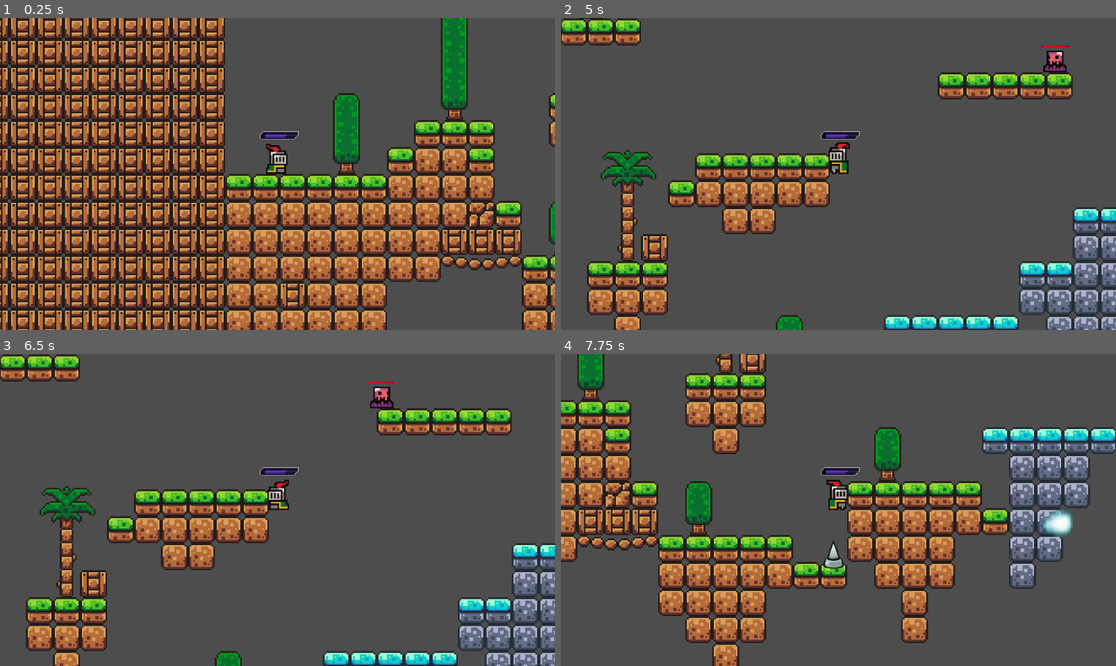
Above: before the commit, frames 1-4 (two rows, left to right).
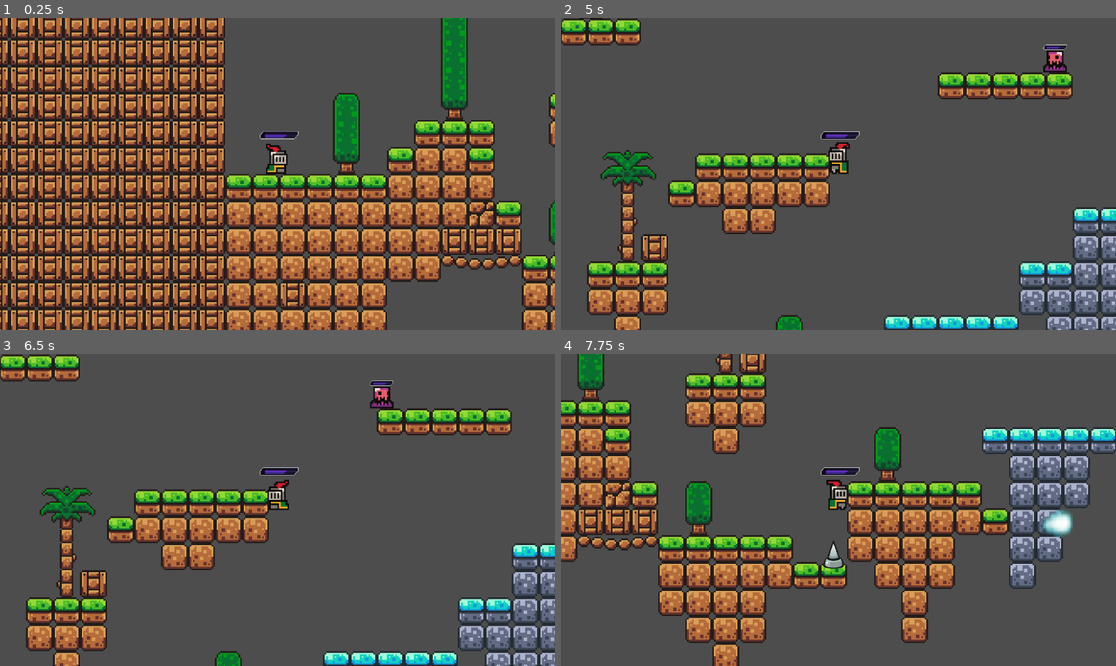
Above: after the commit, the same moments.

Repository: Xist7/Beyond-Nu-Santara
Game: Godot game, scene res://scene/game.tscn
Same seed, same stepped clock (60 frames per second), same inputs: the game is played once before the commit and once after it.
Inputs (mouse positions are in pixels of both pictures, inside the frame that each line leads up to):
- Up to frame 1 (0.25 s): no input
- Up to frame 2 (5 s): move the mouse to (960, 158) at 0.52 s; hold D (move_right) 0.53-2.03 s; tap W (jump) at 0.6, 0.77, 1.07, 1.52, 1.55, 1.82, 2.1, 3.02, 3.05, 3.32, 3.6, 3.77, 4.07, 4.52, 4.55, 4.82 s; move the mouse to (727, 189) at 1.27 s; click (727, 189) at 1.35 s; move the mouse to (894, 105) at 2.02 s; hold A (move_left) 2.03-2.78 s; move the mouse to (810, 236) at 2.77 s; hold D (move_right) 2.78-4.28 s; click (810, 236) at 2.85 s; move the mouse to (1005, 220) at 3.52 s; move the mouse to (672, 127) at 4.27 s; hold A (move_left) from 4.28 s (still down); click (672, 127) at 4.35 s
- Up to frame 3 (6.5 s): move the mouse to (305, 510) at 5.02 s; release A (move_left) at 5.03 s; hold D (move_right) 5.03-5.78 s; tap W (jump) at 5.1, 6.02, 6.05, 6.32 s; move the mouse to (194, 432) at 5.77 s; hold A (move_left) from 5.78 s (still down); click (194, 432) at 5.85 s
- Up to frame 4 (7.75 s): move the mouse to (960, 494) at 6.52 s; tap W (jump) at 6.6, 6.77, 7.07, 7.52, 7.55 s; move the mouse to (727, 525) at 7.27 s; release A (move_left) at 7.28 s; hold D (move_right) from 7.28 s (still down); click (727, 525) at 7.35 s

The runs differ from the first frame. In frame 1, 5.3% of the frame differs, in the area x 0-100%, y 0-100%; in frame 2, less than 0.1%; in frame 3, less than 0.1%; in frame 4, nothing differs.

Commit message:
Ditambahkan movement baru untuk boss saat hp dibawah 50%

Diff:
--- a/Spikes.gd
+++ /dev/null
@@ -1,11 +0,0 @@
-extends Node
-
-
-# Called when the node enters the scene tree for the first time.
-func _ready() -> void:
-	pass # Replace with function body.
-
-
-# Called every frame. 'delta' is the elapsed time since the previous frame.
-func _process(delta: float) -> void:
-	pass
--- a/scene/Slime.tscn
+++ b/scene/Slime.tscn
@@ -2,8 +2,8 @@
 
 [ext_resource type="Texture2D" uid="uid://df3t4nd14c4ai" path="res://asset/sprites/slime_purple.png" id="1_bk7in"]
 [ext_resource type="Script" uid="uid://dbef7clk4bbkh" path="res://script/CommonEnemy.gd" id="1_hxnm2"]
-[ext_resource type="Texture2D" uid="uid://mifmcpfjsurl" path="res://asset/sprites/HP_Back.png" id="2_hxnm2"]
-[ext_resource type="Texture2D" uid="uid://duobyner18gbp" path="res://asset/sprites/HP_Front.png" id="3_0yxbc"]
+[ext_resource type="Texture2D" uid="uid://by75jyjgkw4kd" path="res://asset/sprites/antihero-healthbar_Background.png" id="3_hxnm2"]
+[ext_resource type="Texture2D" uid="uid://bip30lc4o1d60" path="res://asset/sprites/antihero-healthbar_Health.png" id="4_0yxbc"]
 
 [sub_resource type="AtlasTexture" id="AtlasTexture_kdxco"]
 atlas = ExtResource("1_bk7in")
@@ -80,21 +80,21 @@
 position = Vector2(0, 6)
 shape = SubResource("CircleShape2D_k56px")
 
-[node name="CommonEnemyHP" type="TextureProgressBar" parent="." unique_id=714081713]
-offset_left = -169.0
-offset_top = -365.0
-offset_right = 166.0
-offset_bottom = 380.0
-offset_transform_enabled = true
-offset_transform_scale = Vector2(0.07, 0.07)
-max_value = 20.0
-value = 20.0
-texture_under = ExtResource("2_hxnm2")
-texture_progress = ExtResource("3_0yxbc")
-
 [node name="FloorCheck" type="RayCast2D" parent="." unique_id=618080603]
 position = Vector2(7, 12)
 target_position = Vector2(6, 4)
+
+[node name="CommonEnemyHP" type="TextureProgressBar" parent="." unique_id=416458486]
+offset_left = -30.0
+offset_top = -13.0
+offset_right = 30.0
+offset_bottom = 7.0
+offset_transform_enabled = true
+offset_transform_scale = Vector2(0.3, 0.3)
+max_value = 20.0
+value = 20.0
+texture_under = ExtResource("3_hxnm2")
+texture_progress = ExtResource("4_0yxbc")
 
 [node name="Area2D" type="Area2D" parent="." unique_id=1131994257]
 
--- a/scene/game.tscn
+++ b/scene/game.tscn
@@ -164,7 +164,7 @@
 [node name="Game" type="Node2D" unique_id=34785512]
 
 [node name="Player" parent="." unique_id=78743217 instance=ExtResource("1_5kiuu")]
-position = Vector2(33, 104)
+position = Vector2(33, 128)
 
 [node name="Camera2D" type="Camera2D" parent="Player" unique_id=2082477473]
 zoom = Vector2(3.5, 3.5)
@@ -187,6 +187,9 @@
 [node name="Spike3" parent="." unique_id=1661578489 instance=ExtResource("4_xwcet")]
 position = Vector2(240, -191)
 
+[node name="Spike4" parent="." unique_id=675798043 instance=ExtResource("4_xwcet")]
+position = Vector2(87, -287)
+
 [node name="Spike5" parent="." unique_id=850869744 instance=ExtResource("4_xwcet")]
 position = Vector2(190, -547)
 
@@ -199,6 +202,12 @@
 [node name="Spike8" parent="." unique_id=1247724602 instance=ExtResource("4_xwcet")]
 position = Vector2(318, -434)
 
+[node name="Spike9" parent="." unique_id=129308890 instance=ExtResource("4_xwcet")]
+position = Vector2(94, -383)
+
+[node name="Spike10" parent="." unique_id=1712844209 instance=ExtResource("4_xwcet")]
+position = Vector2(108, -287)
+
 [node name="Spike11" parent="." unique_id=309177224 instance=ExtResource("4_xwcet")]
 position = Vector2(367, -674)
 
@@ -229,15 +238,33 @@
 [node name="Spike20" parent="." unique_id=390310914 instance=ExtResource("4_xwcet")]
 position = Vector2(193, -1119)
 
+[node name="Spike21" parent="." unique_id=1814607513 instance=ExtResource("4_xwcet")]
+position = Vector2(353, -543)
+
+[node name="Spike22" parent="." unique_id=220820024 instance=ExtResource("4_xwcet")]
+position = Vector2(317, -782)
+
+[node name="Spike23" parent="." unique_id=1306388734 instance=ExtResource("4_xwcet")]
+position = Vector2(497, -960)
+
+[node name="Spike24" parent="." unique_id=50953249 instance=ExtResource("4_xwcet")]
+position = Vector2(433, -894)
+
 [node name="Slime" parent="." unique_id=745602196 instance=ExtResource("5_p1ry8")]
 position = Vector2(174, -75)
 
 [node name="Slime2" parent="." unique_id=1789532680 instance=ExtResource("5_p1ry8")]
 position = Vector2(415, -43)
 
+[node name="Slime3" parent="." unique_id=1020927748 instance=ExtResource("5_p1ry8")]
+position = Vector2(58, -555)
+
 [node name="Slime4" parent="." unique_id=711612739 instance=ExtResource("5_p1ry8")]
 position = Vector2(500, -427)
 
+[node name="Slime5" parent="." unique_id=831237992 instance=ExtResource("5_p1ry8")]
+position = Vector2(205, -347)
+
 [node name="Slime6" parent="." unique_id=307990265 instance=ExtResource("5_p1ry8")]
 position = Vector2(283, -971)
 
@@ -259,38 +286,11 @@
 [node name="Slime12" parent="." unique_id=737226535 instance=ExtResource("5_p1ry8")]
 position = Vector2(476, -715)
 
+[node name="Slime13" parent="." unique_id=788920321 instance=ExtResource("5_p1ry8")]
+position = Vector2(370, -331)
+
 [node name="Slime14" parent="." unique_id=267337175 instance=ExtResource("5_p1ry8")]
 position = Vector2(153, -1049)
 
 [node name="Slime15" parent="." unique_id=1922975222 instance=ExtResource("5_p1ry8")]
 position = Vector2(467, -1132)
-
-[node name="Spike4" parent="." unique_id=675798043 instance=ExtResource("4_xwcet")]
-position = Vector2(87, -287)
-
-[node name="Spike10" parent="." unique_id=1712844209 instance=ExtResource("4_xwcet")]
-position = Vector2(108, -287)
-
-[node name="Spike9" parent="." unique_id=129308890 instance=ExtResource("4_xwcet")]
-position = Vector2(94, -383)
-
-[node name="Spike21" parent="." unique_id=1814607513 instance=ExtResource("4_xwcet")]
-position = Vector2(353, -543)
-
-[node name="Slime3" parent="." unique_id=1020927748 instance=ExtResource("5_p1ry8")]
-position = Vector2(58, -555)
-
-[node name="Slime5" parent="." unique_id=831237992 instance=ExtResource("5_p1ry8")]
-position = Vector2(205, -347)
-
-[node name="Slime13" parent="." unique_id=788920321 instance=ExtResource("5_p1ry8")]
-position = Vector2(370, -331)
-
-[node name="Spike22" parent="." unique_id=220820024 instance=ExtResource("4_xwcet")]
-position = Vector2(317, -782)
-
-[node name="Spike23" parent="." unique_id=1306388734 instance=ExtResource("4_xwcet")]
-position = Vector2(497, -960)
-
-[node name="Spike24" parent="." unique_id=50953249 instance=ExtResource("4_xwcet")]
-position = Vector2(433, -894)
--- a/script/Boss1.gd
+++ b/script/Boss1.gd
@@ -4,11 +4,20 @@
 @export var move_distance: float = 120.0
 @export var Max_HP_boss: int = 300
 @export var damage: int = 20
+@export var jump_force: float = 350.0
+@export var charge_speed: float = 350.0
+@export var charge_duration: float = 0.8
 
 var current_HP: int
 var start_x: float
 var direction: float = 1.0
 var can_damage: bool = true
+
+enum BossState { PATROL, JUMP, CHARGE }
+var state: BossState = BossState.PATROL
+var action_timer: float = 1.0
+var state_timer: float = 0.0
+var gravity: float = ProjectSettings.get_setting("physics/2d/default_gravity")
 
 @onready var hp_bar: TextureProgressBar = $Boss1HP
 @onready var sprite = $AnimatedSprite2D
@@ -20,10 +29,52 @@
 	hp_bar.value = current_HP
 
 func _physics_process(delta: float) -> void:
-	velocity.x = direction * move_speed
+	if not is_on_floor():
+		velocity.y += gravity * delta
+	var phase_two = current_HP <= Max_HP_boss * 0.5
+
+	if not phase_two:
+		state = BossState.PATROL
+		velocity.x = direction * move_speed
+	else:
+		match state:
+			BossState.PATROL:
+				velocity.x = direction * move_speed
+				action_timer -= delta
+				if action_timer <= 0.0 and is_on_floor():
+					var action = randi_range(0, 1)
+					if action == 0:
+						state = BossState.JUMP
+						velocity.y = -jump_force
+					else:
+						var player = get_tree().get_first_node_in_group("player")
+						if player:
+							direction = sign(player.global_position.x - global_position.x)
+							if direction == 0:
+								direction = 1.0
+						state = BossState.CHARGE
+						state_timer = charge_duration
+
+			BossState.JUMP:
+				velocity.x = direction * move_speed
+
+			BossState.CHARGE:
+				velocity.x = direction * charge_speed
+				state_timer -= delta
+				if state_timer <= 0.0:
+					state = BossState.PATROL
+					action_timer = 0.8
+
 	move_and_slide()
 	if is_on_wall():
+		if state == BossState.CHARGE:
+			state = BossState.PATROL
+			action_timer = 0.8
 		direction *= -1.0
+
+	if state == BossState.JUMP and is_on_floor() and velocity.y >= 0.0:
+		state = BossState.PATROL
+		action_timer = 0.8
 	sprite.flip_h = direction < 0
 
 func take_damage(amount: int, damage_source_position: Vector2 = Vector2.ZERO) -> void:
Not shown, removed: Spikes.gd.uid
